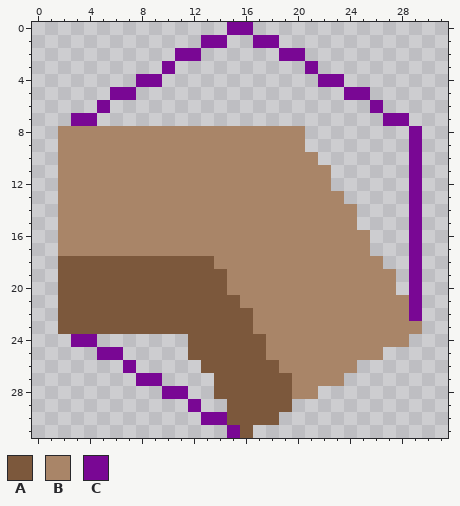
Pixel-art sprite: src/main/resources/graphics/wall3/wall3-w-se.png. The picture above was drawn from the file before the commit.
The file is 32x32 pixels.
Palette (. is transparent): A #7c583c  B #a98568  C #790794
After:
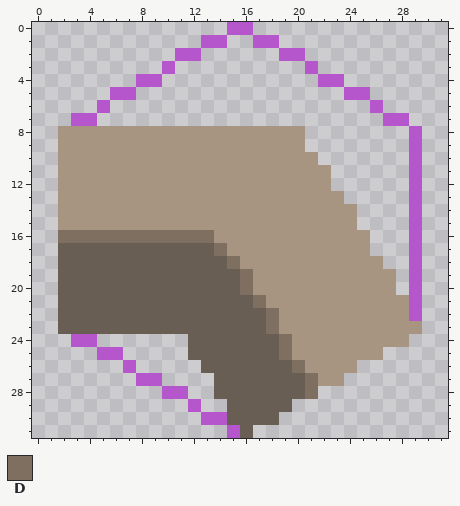
Colours new in this view: D #7e6f60
Diff:
colour A: #7c583c -> #695e53
colour B: #a98568 -> #a79582
colour C: #790794 -> #b656cc
y 16: x 2..13 BBBBBBBBBBBB -> DDDDDDDDDDDD
y 17: x 2..14 BBBBBBBBBBBBB -> AAAAAAAAAAAAD
y 18: x 14..15 BB -> AD
y 19..20: x 15..16 BB -> AD
y 21: x 16..17 BB -> AD
y 22..23: x 17..18 BB -> AD
y 24..25: x 18..19 BB -> AD
y 26: x 19..20 BB -> AD
y 27..28: x 20..21 BB -> AD
Pixel boxes of the changes (left, top, right, bottom) in both pictures:
changed: (58, 22, 422, 438)
